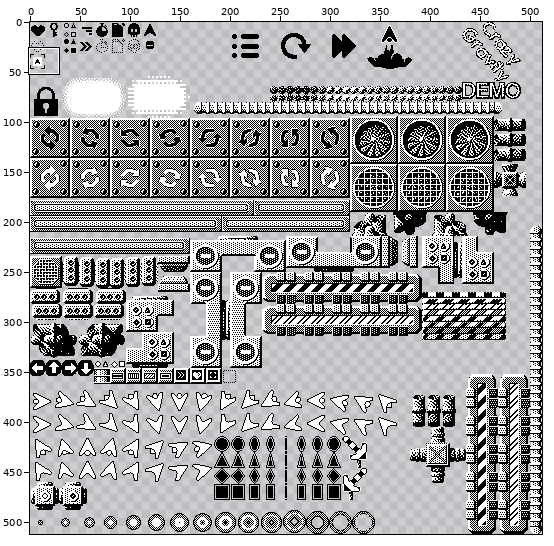
Two states of a sprite sheet, Source/images/sprite_playdate.png. Above: a wide view before the commit, with the close-up outlined.
Close-up. Earlier state:
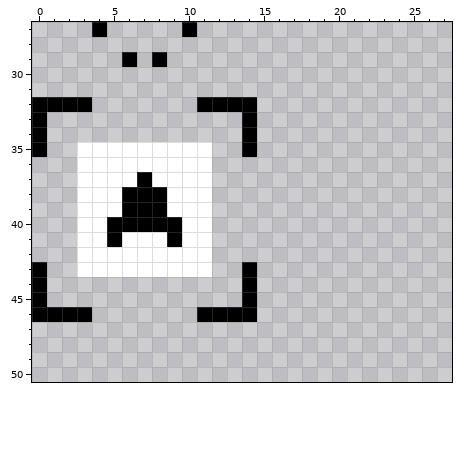
The file is 512x512 pixels. Colours within 5 levels of each other are drawn and written as one. Shown: x 0..27, y 27..50.
Now the later version:
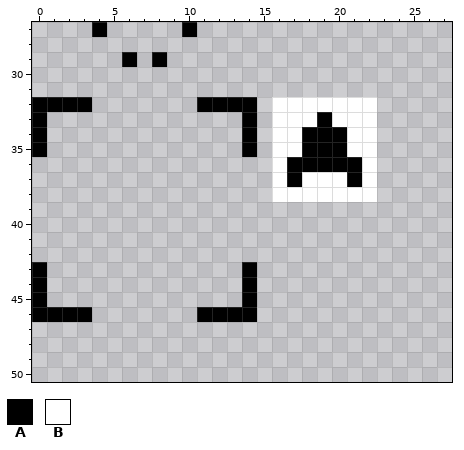
Palette (. is transparent): A #000000  B #ffffff
What changed:
y 32: x 16..22 ....... -> BBBBBBB
y 33: x 16..22 ....... -> BBBABBB
y 34: x 16..22 ....... -> BBAAABB
y 35: x 3..11 BBBBBBBBB -> .........; x 16..22 ....... -> BBAAABB
y 36: x 3..11 BBBBBBBBB -> .........; x 16..22 ....... -> BAAAAAB
y 37: x 3..11 BBBBABBBB -> .........; x 16..22 ....... -> BABBBAB
y 38: x 3..11 BBBAAABBB -> .........; x 16..22 ....... -> BBBBBBB
y 39: x 3..11 BBBAAABBB -> .........
y 40: x 3..11 BBAAAAABB -> .........
y 41: x 3..11 BBABBBABB -> .........
y 42..43: x 3..11 BBBBBBBBB -> .........
Where, in picture pixels (left, top, right, bottom), the same in both close-ups:
added: (272, 97, 377, 202)
erased: (77, 142, 212, 277)
